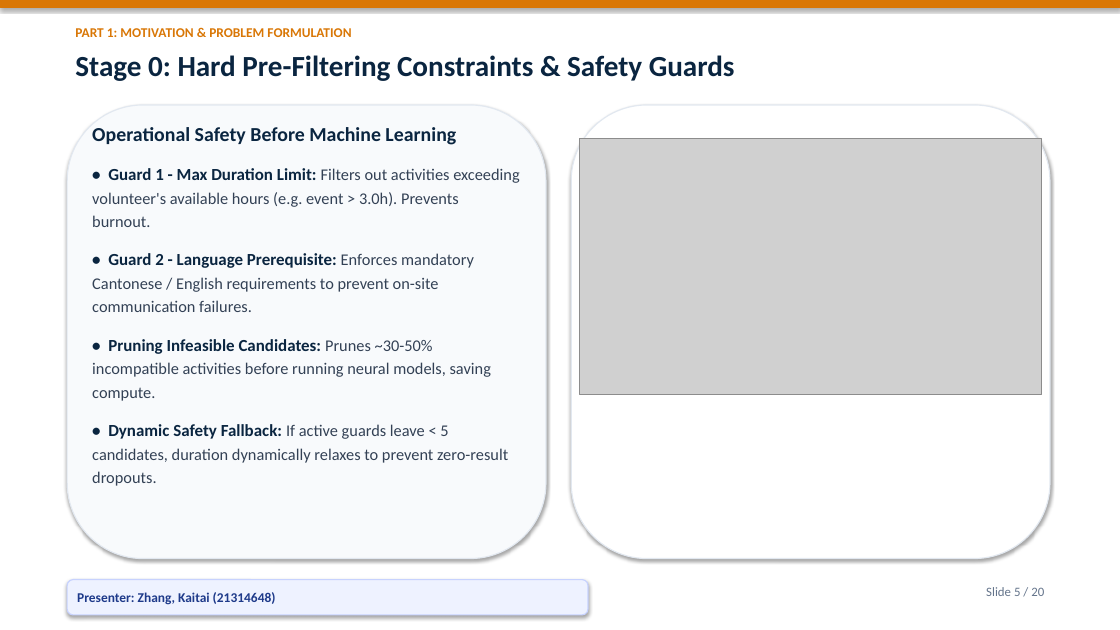
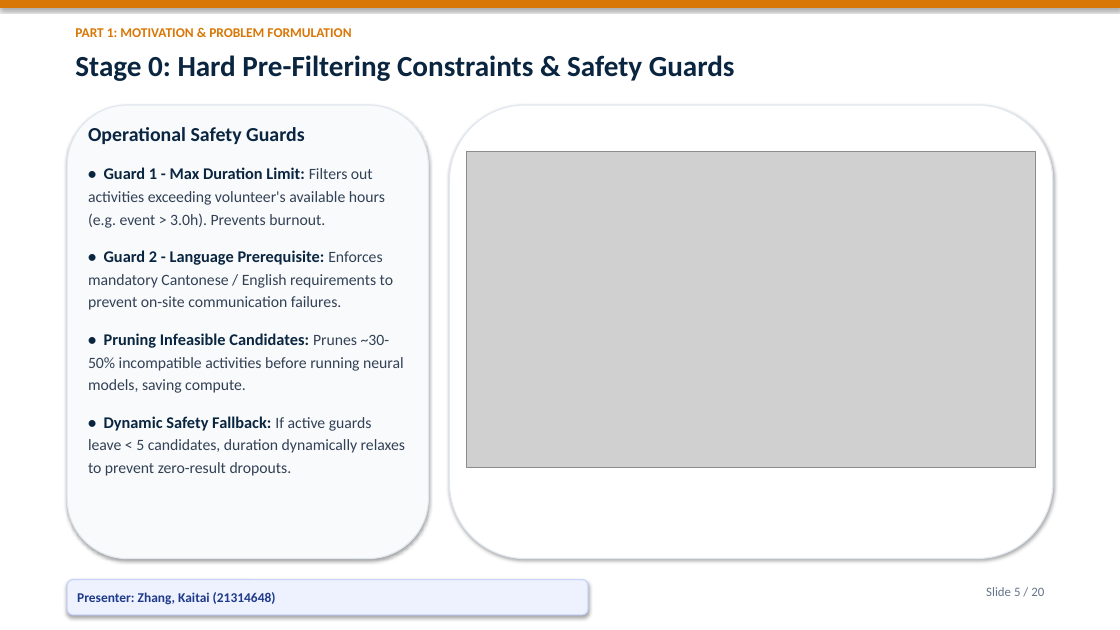
Before and after one commit to Bob8259/CSIT-5210-Group-Project, a slide deck: slide 5 of CSIT5210_Group1_Presentation.pptx. Drawn at 1120x630 pixels with LibreOffice and Linux fonts; fonts in the diff are those of the drawing; grey boxes stand for pictures. Boxes give left, top, right and bottom in pixels: in the first picture for what was removed or moved away, otherwise in the second. Text is boxed around its words. In the diff, an @@ line names an element or a change of style, - is before the commit and + after.

Commit message:
style: maximize presentation diagram sizes, enlarge chart annotations, and expand architecture layouts

```diff
--- a/CSIT5210_Group1_Presentation.pptx
+++ b/CSIT5210_Group1_Presentation.pptx
@@ rounded rectangle: place and size @@
-rounded rectangle at <box>67,105,546,559</box>
+rounded rectangle at <box>67,105,429,559</box>
@@ rounded rectangle: place and size @@
-rounded rectangle at <box>571,105,1050,559</box>
+rounded rectangle at <box>450,105,1053,559</box>
@@ text at <box>88,127,304,144</box>: text changed @@
-Operational Safety Before Machine Learning
+Operational Safety Guards
@@ text at <box>88,167,405,476</box>: size 14.5 to 14 pt in "• Guard 1 - Max Duration Limit:", "• Guard 2 - Language Prerequisite:", "• Pruning Infeasible Candidates:", "• Dynamic Safety Fallback:"; size 14 to 13.5 pt in "Filters out activities exceeding volunteer's available hours ...", "Enforces mandatory Cantonese / English requirements to ...", "Prunes ~30-50% incompatible activities before running neural ...", "If active guards leave < 5 candidates, ..." @@
@@ picture: place and size @@
-picture at <box>580,139,1042,395</box>
+picture at <box>466,151,1036,467</box>
```
Also in this commit, not shown: 17 other slides changed, 12 other files.
